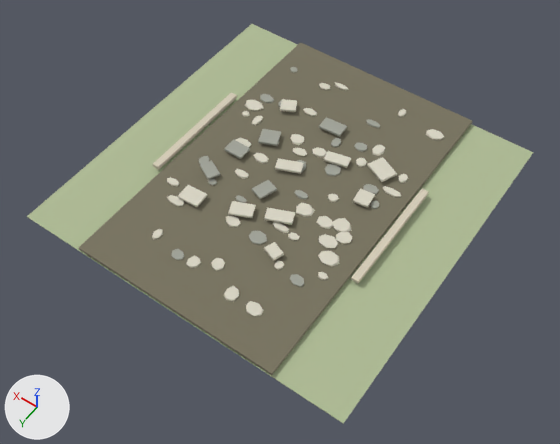
An edit to the glTF model frontend/public/assets/buildings/roads/common_road/common_road_straight_ns_ruined.glb, drawn before and after from the same camera.
One viewpoint serves both versions: a camera (50 mm lens) standing at (-2.87, 4.16, 5.84) and looking at (-0.12, 0.32, -0.2). The axes (+X, +Y, +Z) are drawn at lower left. The lights are the same throughout. The picture after the commit comes second. Where no turn or scale is listed for an object, it has been applied to the vertices. Vertices at exactly the same position are counted once.

The first picture shows 'SM_road_connected_surface.087', 'SM_road_grass_tile.087', 'SM_shoulder_edge.070', 'SM_shoulder_edge.071' and 65 more.
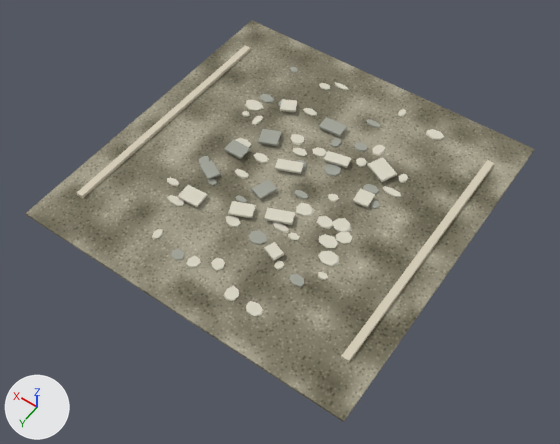
The change, as a diff of the scene's bpy script:
```diff
--- a/frontend/public/assets/buildings/roads/common_road/common_road_straight_ns_ruined.glb.py
+++ b/frontend/public/assets/buildings/roads/common_road/common_road_straight_ns_ruined.glb.py
@@ mat_mat_common_road_surface @@
 n2 = _N.new('ShaderNodeTexImage'); n2.name = 'Image Texture'
 n2.image = img_common_road_surface
-n3 = _N.new('ShaderNodeUVMap'); n3.name = 'UV Map'
-n3.uv_map = 'UVMap.-01'
 _L.new(n0.outputs[0], n1.inputs[0])  # 'BSDF' to 'Surface'
 _L.new(n2.outputs[0], n0.inputs[0])  # 'Color' to 'Base Color'
-_L.new(n3.outputs[0], n2.inputs[0])  # 'UV' to 'Vector'
@@ me_sm_road_connected_surface_087 @@
 # used by ob_sm_road_connected_surface_087; location = (0.0, 0.0, 0.0)
-me_sm_road_connected_surface_087.from_pydata(...)  # 16 vertices, 28 faces; spans x -1.1..1.1, y -1.8..1.8, z 0.03..0.05
+me_sm_road_connected_surface_087.from_pydata(...)  # 8 vertices, 12 faces; spans x -1.8..1.8, y -1.8..1.8, z 0.03..0.05
+# me_sm_road_connected_surface_087 part 1: the whole mesh is rebuilt
 me_sm_road_connected_surface_087.materials.append(mat_mat_common_road_surface)
@@ ob_sm_road_grass_tile_087 @@
-ob_sm_road_grass_tile_087 = bpy.data.objects.new('SM_road_grass_tile.087', me_cube_1068)
-ob_sm_road_grass_tile_087.location = (0.0, 0.0, 0.002)
```

Where the change shows, as pixel boxes [x1, y1, x2, y2] in the pictures (560 x 444 px):
'SM_road_connected_surface.087', surface changed, reshaped (29% wider, 21% taller)
    before: [79, 42, 473, 375]
    after: [25, 20, 535, 422]
'SM_road_grass_tile.087', deleted
    before: [27, 24, 533, 424]
